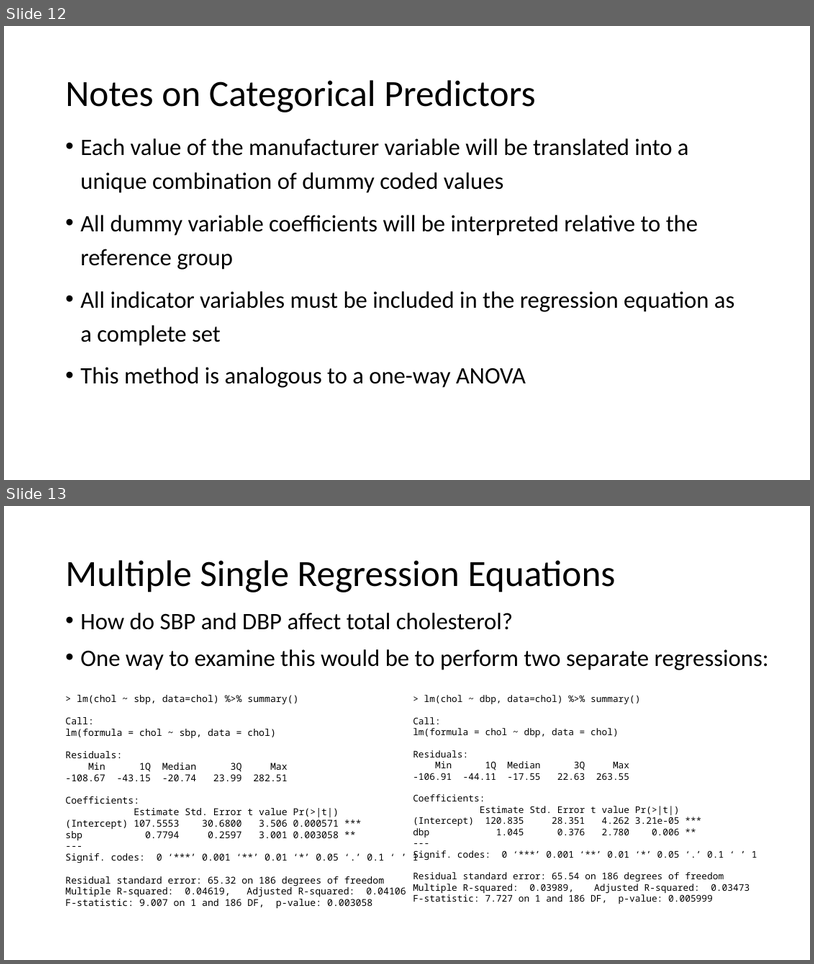
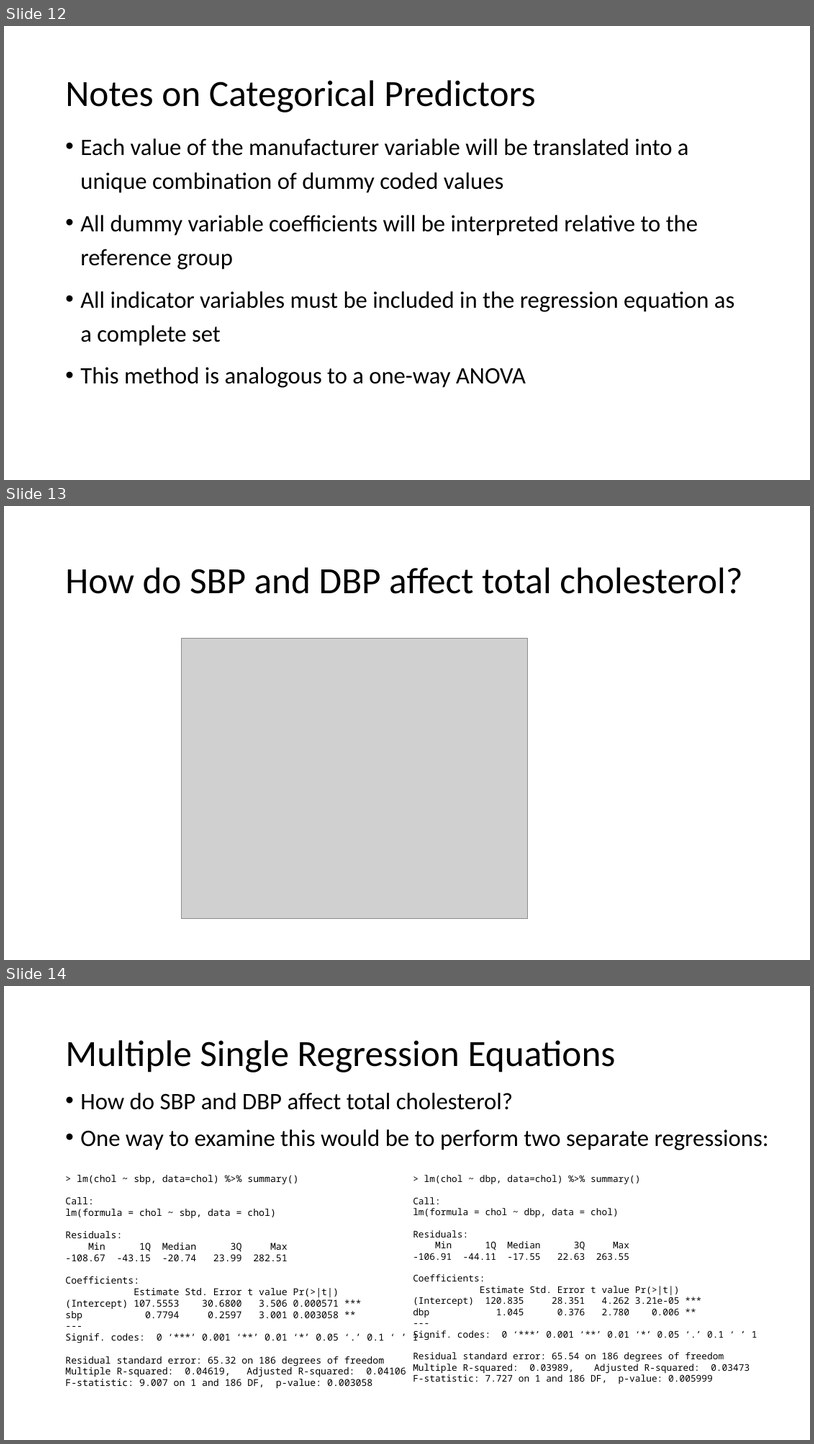
Before and after one commit to USCbiostats/LAsBEST, a slide deck: google-drive/week02/4Thurs/1_Week2_MultipleRegression.pptx. Shown one above the other, each under a label of ours: slides 12 and 13 before the commit, slides 12, 13 and 14 after it. The pictures are 814x964 and 814x1444 pixels, drawn with LibreOffice and Linux fonts; fonts in the diff are those of the drawing; grey boxes stand for pictures; background and template pictures are left out. Boxes give left, top, right and bottom in pixels: in the first picture for what was removed or moved away, otherwise in the second. Text is boxed around its words. In the diff, an @@ line names an element or a change of style, - is before the commit and + after.

```diff
--- a/google-drive/week02/4Thurs/1_Week2_MultipleRegression.pptx
+++ b/google-drive/week02/4Thurs/1_Week2_MultipleRegression.pptx
@@ slide 13 added at (4, 506, 810, 960), background #FFFFFF @@
@@ title added at (65, 567, 743, 594), 44 pt, text #000000 @@
+How do SBP and DBP affect total cholesterol?
@@ picture added at (181, 638, 528, 919) @@
@@ what was slide 13 is now slide 14 @@
```
Also in this commit, not shown: 4 slides changed, 1 other file.
